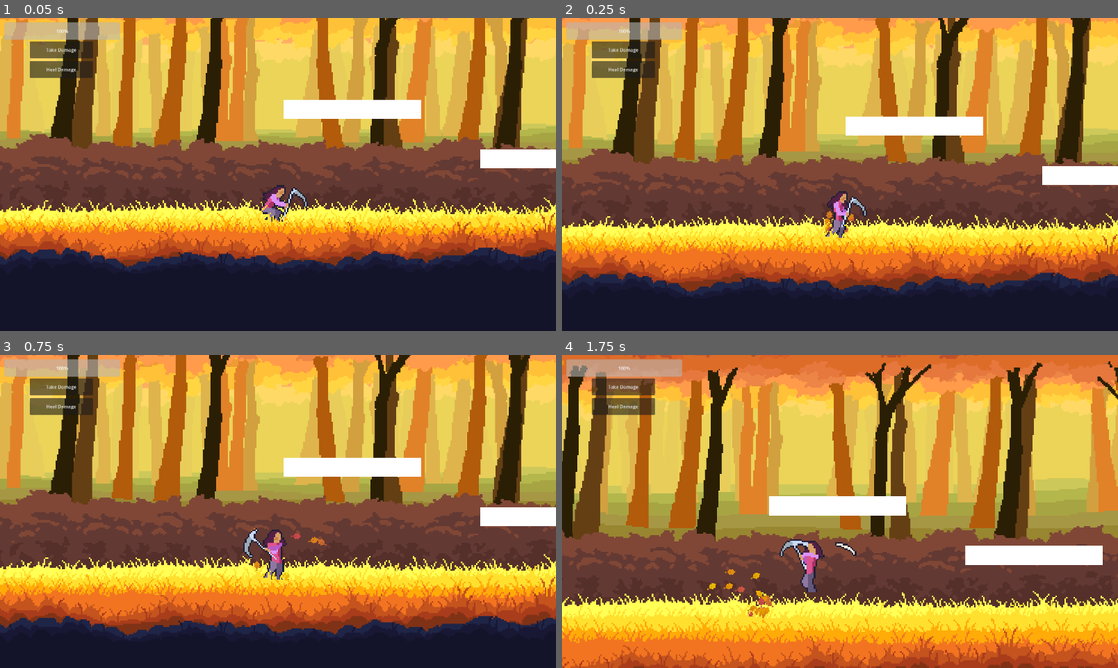
Above: before the commit, frames 1-4 (two rows, left to right).
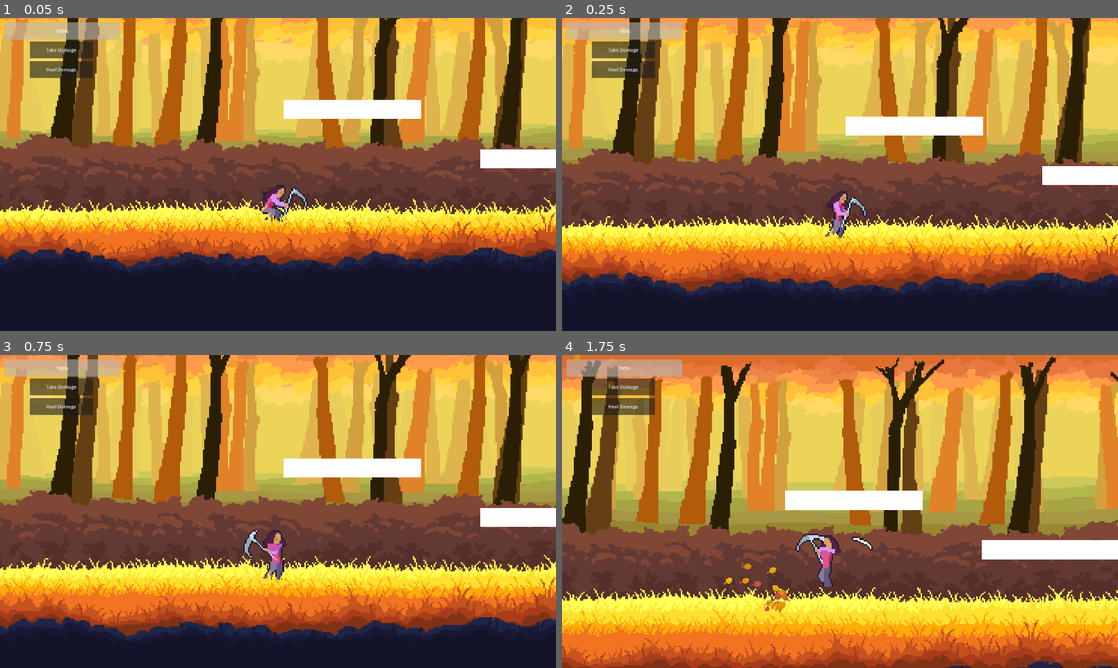
Above: after the commit, the same moments.

Repository: LordRevan36/software_development_platformer
Game: Godot game, scene res://main.tscn
Same seed, same stepped clock (60 frames per second), same inputs: the game is played once before the commit and once after it.
Inputs:
- Up to frame 1 (0.05 s): no input
- Up to frame 2 (0.25 s): no input
- Up to frame 3 (0.75 s): hold C (FlipRight) from 0.53 s (still down); tap X (Attack 1) at 0.6 s
- Up to frame 4 (1.75 s): release C (FlipRight) at 1.28 s; hold Z (FlipLeft) from 1.28 s (still down); tap X (Attack 1) at 1.35 s

Frame 1 is identical in both runs. In frame 2, less than 0.1% of the frame differs, in the area x 47-53%, y 61-70%; in frame 3, 4.1%; in frame 4, 48%, in the area x 0-100%, y 0-100%.

Commit message:
various bugfixes
- Camera moves slower when attacking
- Particle amount now scales properly on landing
- No running animation when against a wall
- when falling, hair always falls at certain y velocity
- holding crouch and walking off a ledge now has you jump instead of just falling

Diff:
--- a/software-development-platformer/Player/movement_particles.gd
+++ b/software-development-platformer/Player/movement_particles.gd
@@ -20,6 +20,8 @@
 	jump_particle.process_material.direction.x = -player.velocity.x/50
 	jump_particle.restart()
 
-func _on_player_landed() -> void:
-	land_particle.amount = int(15+player.velocity.y/50) #BROKEN RN. landing velocity is always recorded the same because ground slows player.
-	land_particle.restart()
+func _on_player_landed(landVelocity) -> void:
+	if landVelocity.y > 200:
+		land_particle.amount = int(5+landVelocity.y/50) #BROKEN RN. landing velocity is always recorded the same because ground slows player.
+		land_particle.restart()
+	print(landVelocity.y)
--- a/software-development-platformer/Player/player.gd
+++ b/software-development-platformer/Player/player.gd
@@ -28,7 +28,7 @@
 
  #signals to communicate important events, can be detected in other scripts.
 #Currently just used for particles and physics.
-signal landed #player lands after being in the air
+signal landed(landingVelocity) #player lands after being in the air
 signal jumped #player has left the ground with upward velocity. currently emitted for flips, too.
 signal attack_started
 signal attack_finished
@@ -53,11 +53,11 @@
 
 func _physics_process(delta: float) -> void:
 	direction = Input.get_axis("Left", "Right") # =-1 when holding left, 1 when holding right, 0 when neither
-	time += delta
+	time += delta #used to calculate time the jump button is held
 	slow = 1
 
-
-	#something suggested online for better gamefeel- increase falling gravity
+	#gravity
+	#something suggested online for better gamefeel- increase gravity when falling. i think it feels nice
 	if state == "attack":
 		velocity += get_gravity() * delta * 0.6
 	elif velocity.y > 0:
@@ -67,7 +67,7 @@
 
 	# LANDING
 	if is_on_floor() and !was_on_floor:
-		landed.emit()
+		landed.emit(landVelocity)
 		if state == "backflip" or state == "frontflip":
 			state = "flipland"
 		else:
@@ -108,7 +108,7 @@
 
 		# sees if on ground and not currently crouched or otherwise occupied
 		if state != "crouch" and state != "attack" and state != "flipland":
-			if direction != 0:
+			if direction != 0 and !is_on_wall():
 				state = "run"
 			elif state != "land": #this way, you can still run after landing, which feels better
 				state = "idle"
@@ -168,6 +168,7 @@
 
 
 	was_on_floor = is_on_floor()	 #value used isn subsequent frame to see if player just landed
+	landVelocity = velocity #stores velocity from last frame so landing velocity is accurate
 
 	if state == "attack":
 		slow = 0.5 #used to slow player's velocity right before calculations for effects
@@ -202,7 +203,11 @@
 		#await AnimSprite.animation_finished
 		#state = "fall"
 	elif state == "fall":
-		AnimSprite.play("fall")
+		if velocity.y < 100: #if payer's velocity is upwards, hair won't fall yet
+			AnimSprite.animation = "fall"
+			AnimSprite.frame = 0
+		else:
+			AnimSprite.play("fall")
 	elif state == "attack":
 		AnimSprite.play("attack")
 		if facing == 1:
@@ -254,6 +259,19 @@
 
 func _on_coyote_jump_timer_timeout() -> void:
 	canJump = false
+	if state == "crouch": #makes player jump instead of just falling off the ledge if they were trying to jump
+		if Input.is_action_pressed("Up"):
+			jump()
+		elif Input.is_action_pressed("FlipLeft"):
+			if facing == 1:
+				backflip()
+			else:
+				frontflip()
+		elif Input.is_action_pressed("FlipRight"):
+			if facing == 1:
+				frontflip()
+			else:
+				backflip()
 
 
 func _on_attack_timer_timeout() -> void:
--- a/software-development-platformer/Player/player.tscn
+++ b/software-development-platformer/Player/player.tscn
@@ -76,6 +76,10 @@
 atlas = ExtResource("2_gwnis")
 region = Rect2(1120, 1120, 224, 224)
 
+[sub_resource type="AtlasTexture" id="AtlasTexture_efx54"]
+atlas = ExtResource("2_gwnis")
+region = Rect2(0, 1344, 224, 224)
+
 [sub_resource type="AtlasTexture" id="AtlasTexture_755ss"]
 atlas = ExtResource("2_gwnis")
 region = Rect2(224, 1344, 224, 224)
@@ -280,6 +284,9 @@
 "speed": 3.0
 }, {
 "frames": [{
+"duration": 1.0,
+"texture": SubResource("AtlasTexture_efx54")
+}, {
 "duration": 2.0,
 "texture": SubResource("AtlasTexture_755ss")
 }, {
@@ -291,7 +298,7 @@
 }],
 "loop": false,
 "name": &"fall",
-"speed": 6.0
+"speed": 12.0
 }, {
 "frames": [{
 "duration": 1.0,
@@ -469,7 +476,7 @@
 
 [node name="PlayerSprite" type="AnimatedSprite2D" parent="."]
 sprite_frames = SubResource("SpriteFrames_sh265")
-animation = &"attack"
+animation = &"fall"
 autoplay = "idle"
 
 [node name="PlayerHitbox" type="CollisionShape2D" parent="."]
@@ -497,7 +504,7 @@
 [node name="Timers" type="Node2D" parent="."]
 
 [node name="CoyoteJumpTimer" type="Timer" parent="Timers"]
-wait_time = 0.25
+wait_time = 0.2
 one_shot = true
 
 [node name="AttackTimer" type="Timer" parent="Timers"]
--- a/software-development-platformer/camera.gd
+++ b/software-development-platformer/camera.gd
@@ -10,4 +10,7 @@
 
 # Called every frame. 'delta' is the elapsed time since the previous frame.
 func _process(delta: float) -> void:
-	offset = offset.lerp(player.velocity/1.5+Vector2(0,-50), delta * lerp_speed)
+	if player.state == "attack": #camera moves slower when attacking, fixes bug that let them move camera farther than intended
+		offset = offset.lerp(player.velocity/1.5+Vector2(0,-50), delta * lerp_speed/2)
+	else:
+		offset = offset.lerp(player.velocity/1.5+Vector2(0,-50), delta * lerp_speed)
Not shown: 1 places in software-development-platformer/Player/player.tscn that only renumber resources
